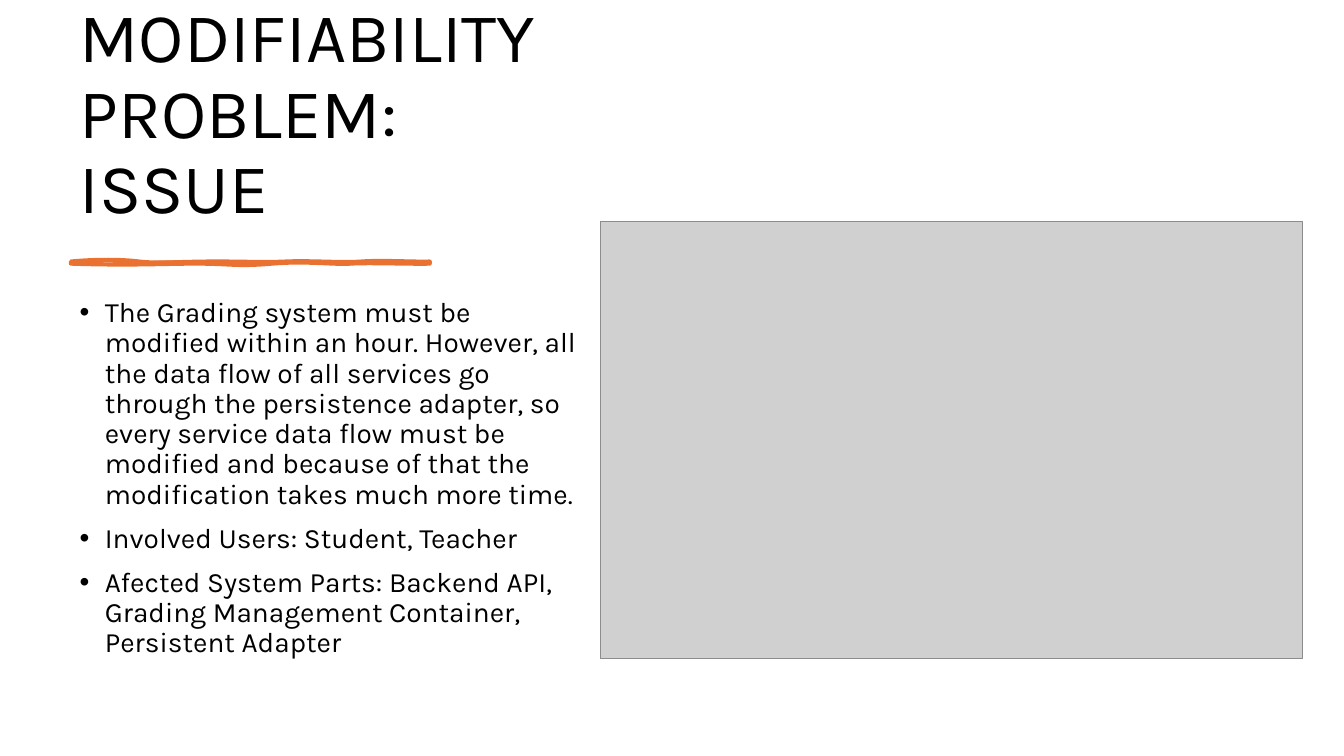
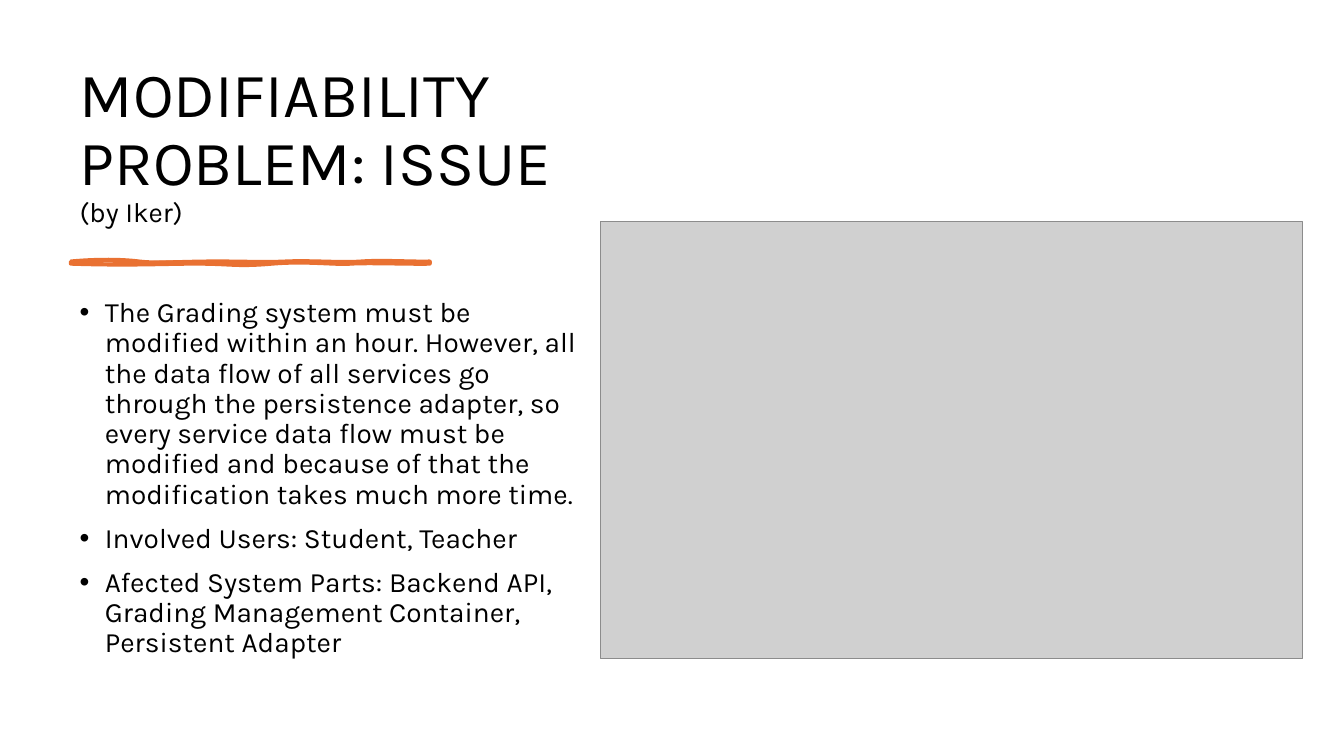
Before and after one commit to mayembe-martin/software_architecture_schedules, a slide deck: slide 6 of M2/Presentation_Qualities.pptx (slide 4 before the commit). Drawn at 1344x756 pixels with LibreOffice and Linux fonts; fonts in the diff are those of the drawing; grey boxes stand for pictures. Boxes give left, top, right and bottom in pixels: in the first picture for what was removed or moved away, otherwise in the second. Text is boxed around its words. In the diff, an @@ line names an element or a change of style, - is before the commit and + after.

```diff
--- a/M2/Presentation_Qualities.pptx
+++ b/M2/Presentation_Qualities.pptx
@@ title at (80,76,550,229): text changed; size 50 to 45 pt @@
-MODIFIABILITY PROBLEM: ISSUE
+MODIFIABILITY PROBLEM: ISSUE
+(by Iker)
```
Also in this commit, not shown: 6 other slides changed, 2 slides added, 1 slide removed, 1 other file.
